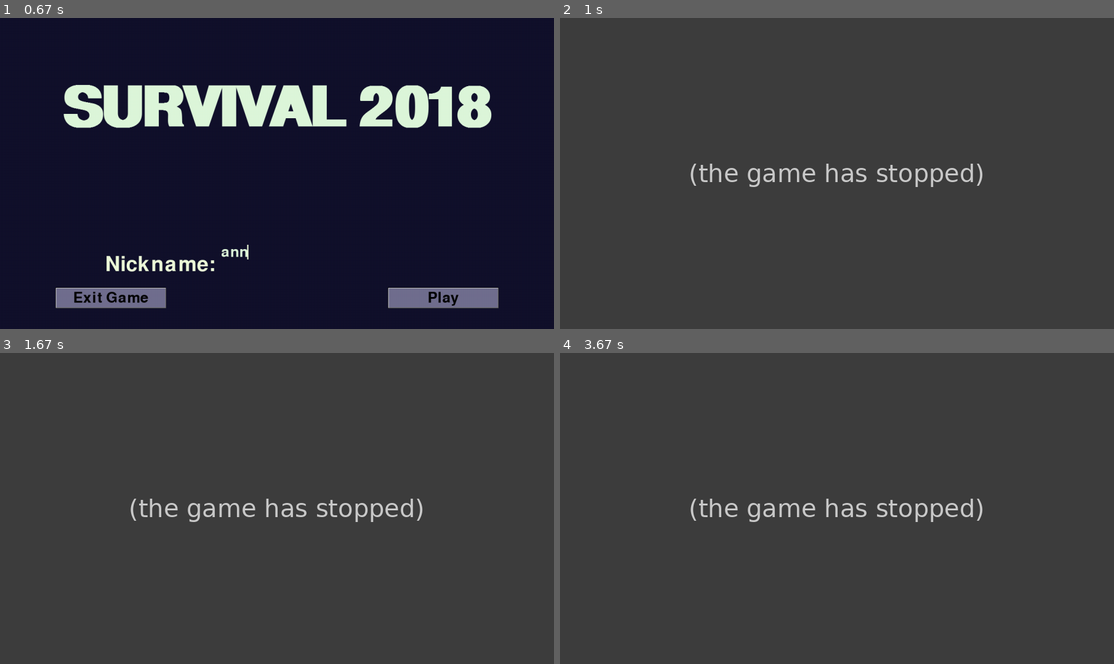
Above: before the commit, frames 1-4 (two rows, left to right).
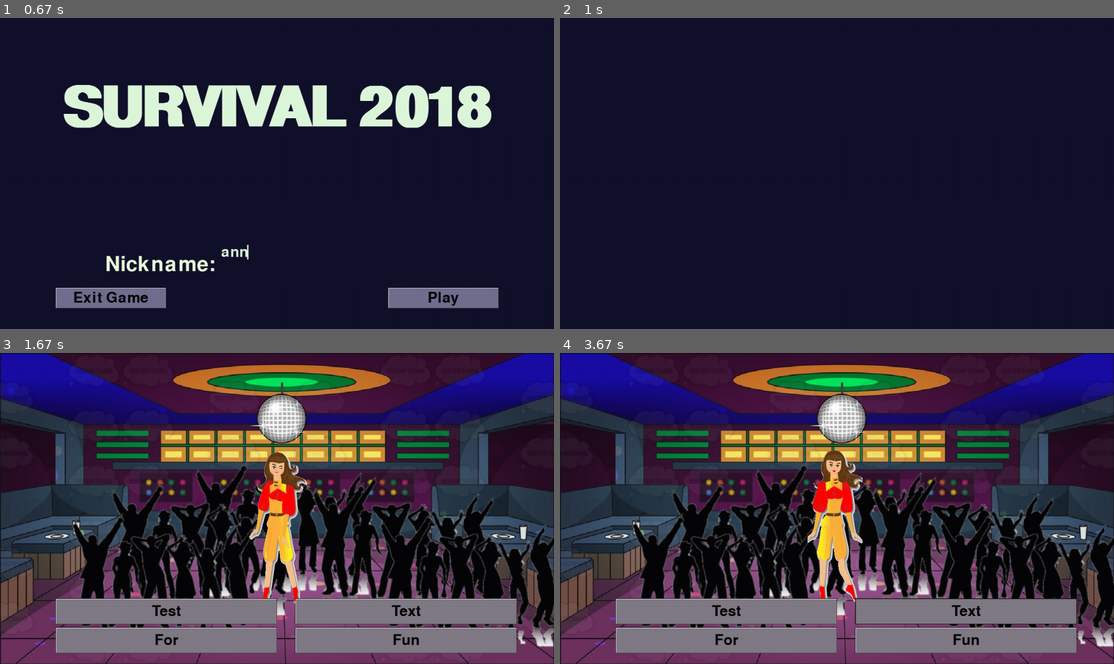
Above: after the commit, the same moments.

Repository: i-ivanova/Text_Game
Game: pygame game, started from text_game.py
Two runs of this game, one before a commit and one after it. Both use one fixed random seed, a clock stepped at 60 frames per second and the inputs below.
Inputs (mouse positions are in pixels of both pictures, inside the frame that each line leads up to):
- Up to frame 1 (0.67 s): type "ann" at 0.33 s
- Up to frame 2 (1 s): tap Enter at 0.67 s; click (1003, 297) at 0.93 s
- Up to frame 3 (1.67 s): press the mouse at (404, 639) at 1.25 s; move the mouse to (415, 576) at 1.35 s; release the mouse at (421, 511) at 1.48 s
- Up to frame 4 (3.67 s): press the mouse at (964, 639) at 2.83 s; move the mouse to (837, 623) at 2.93 s; release the mouse at (715, 604) at 3.07 s; press the mouse at (964, 611) at 3.37 s; move the mouse to (853, 511) at 3.47 s; release the mouse at (737, 412) at 3.6 s

Frame 1 is identical in both runs. In frame 2, 100% of the frame differs, in the area x 0-100%, y 0-100%; in frame 3, 89%; in frame 4, 89%.
Error before the commit: AttributeError: 'PygButton' object has no attribute 'hovered' (pygame_button.py line 330); the game stopped at 0.98 s (later frames are placeholders)

Commit message:
Update pygame_button.py
Added the hovering property.

Diff:
--- a/pygame_button.py
+++ b/pygame_button.py
@@ -30,6 +30,7 @@
 import pygame
 from pygame.locals import *
 
+
 pygame.font.init()
 PYGBUTTON_FONT = pygame.font.Font('freesansbold.ttf', 14)
 
@@ -38,6 +39,18 @@
 DARKGRAY  = ( 64,  64,  64)
 GRAY      = (128, 128, 128)
 LIGHTGRAY = (212, 208, 200)
+
+def color_variant(hex_color, brightness_offset=40):
+    """ takes a color like #87c95f and produces a lighter or darker variant """
+    if len(hex_color) != 7:
+        raise Exception("Passed %s into color_variant(), needs to be in #87c95f format." % hex_color)
+    rgb_hex = [hex_color[x:x+2] for x in [1, 3, 5]]
+    new_rgb_int = [int(hex_value, 16) + brightness_offset for hex_value in rgb_hex]
+    new_rgb_int = [min([255, max([0, i])]) for i in new_rgb_int] # make sure new values are between 0 and 255
+    return tuple(new_rgb_int)
+
+def rgb_to_hex(rgb):
+    return '#%02x%02x%02x' % rgb
 
 class PygButton(object):
     def __init__(self, rect=None, caption='', bgcolor=LIGHTGRAY, fgcolor=BLACK, font=None, normal=None, down=None, highlight=None):
@@ -74,6 +87,7 @@
         self._caption = caption
         self._bgcolor = bgcolor
         self._fgcolor = fgcolor
+        self.hover_color = color_variant(rgb_to_hex(bgcolor))
 
         if font is None:
             self._font = PYGBUTTON_FONT
@@ -97,7 +111,6 @@
             # create the surfaces for a custom image button
             self.setSurfaces(normal, down, highlight)
 
-        self.hovered = False
 
     def handleEvent(self, eventObj):
         """All MOUSEMOTION, MOUSEBUTTONUP, MOUSEBUTTONDOWN event objects
@@ -126,6 +139,7 @@
             self.mouseOverButton = True
             self.mouseEnter(eventObj)
             retVal.append('enter')
+
         elif self.mouseOverButton and not self._rect.collidepoint(eventObj.pos):
             # if mouse has exited the button:
             self.mouseOverButton = False
@@ -192,13 +206,12 @@
         h = self._rect.height # syntactic sugar
 
         # fill background color for all buttons
-        self.surfaceNormal.fill(self.bgcolor)
-        self.surfaceDown.fill(self.bgcolor)
-        self.surfaceHighlight.fill(self.bgcolor)
-        self.check_hover()
+        self.surfaceNormal.fill(self._bgcolor)
+        self.surfaceDown.fill(self._bgcolor)
+        self.surfaceHighlight.fill(self._bgcolor)
 
         # draw caption text for all buttons
-        captionSurf = self._font.render(self._caption, True, self.fgcolor, self.bgcolor)
+        captionSurf = self._font.render(self._caption, True, self._fgcolor, self._bgcolor)
         captionRect = captionSurf.get_rect()
         captionRect.center = int(w / 2), int(h / 2)
         self.surfaceNormal.blit(captionSurf, captionRect)
@@ -228,14 +241,25 @@
 
     def mouseClick(self, event):
         pass # This class is meant to be overridden.
+
     def mouseEnter(self, event):
-        pass # This class is meant to be overridden.
+        temp = self._bgcolor
+        self._bgcolor = self.hover_color
+        self.hover_color = temp
+        self._update()
+
     def mouseMove(self, event):
         pass # This class is meant to be overridden.
+
     def mouseExit(self, event):
-        pass # This class is meant to be overridden.
+        temp = self._bgcolor
+        self._bgcolor = self.hover_color
+        self.hover_color = temp
+        self._update()
+
     def mouseDown(self, event):
         pass # This class is meant to be overridden.
+
     def mouseUp(self, event):
         pass # This class is meant to be overridden.
 
@@ -325,15 +349,6 @@
         self._font = setting
         self._update()
 
-    def check_hover(self):
-        if self._rect.collidepoint(pygame.mouse.get_pos()):
-            if not self.hovered:
-                self.hovered = True
-                tuple = self._bgcolor
-                self._bgcolor = (tuple[0] - 40, tuple[1] - 40, tuple[2] - 40)
-        else:
-            self.hovered = False
-
 
     caption = property(_propGetCaption, _propSetCaption)
     rect = property(_propGetRect, _propSetRect)
